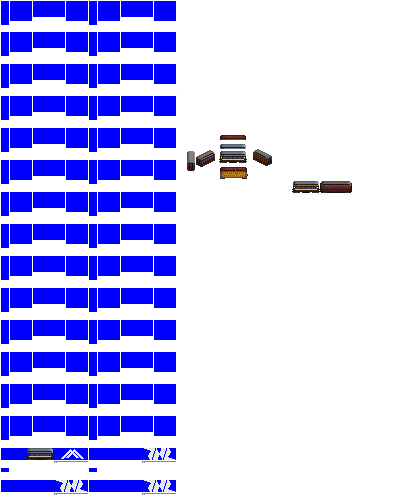
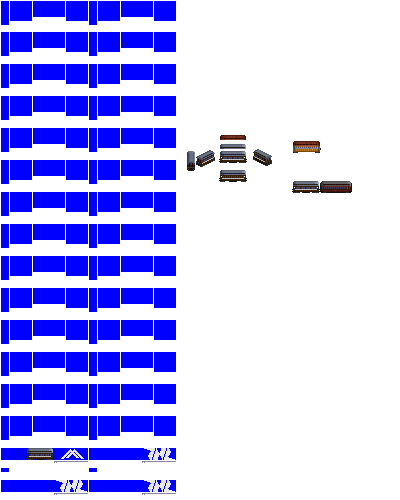
Before/after of a 400x500 layered artwork. What changed in the layer stack:
painted on "Pasted Layer" over [187, 141, 321, 182]
